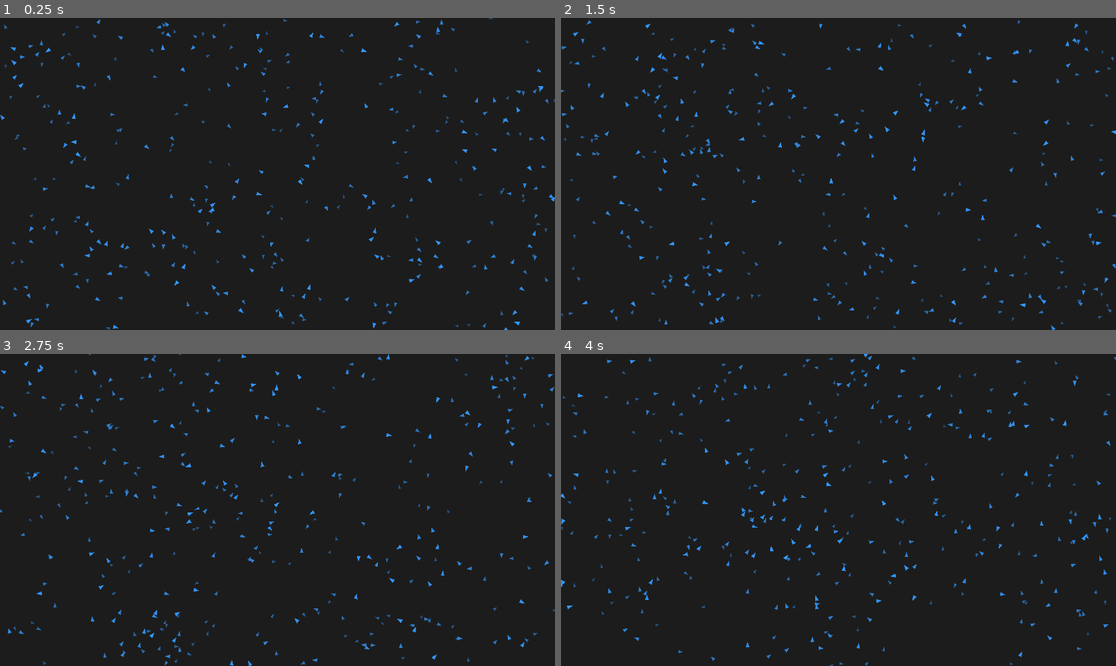
Above: before the commit, frames 1-4 (two rows, left to right).
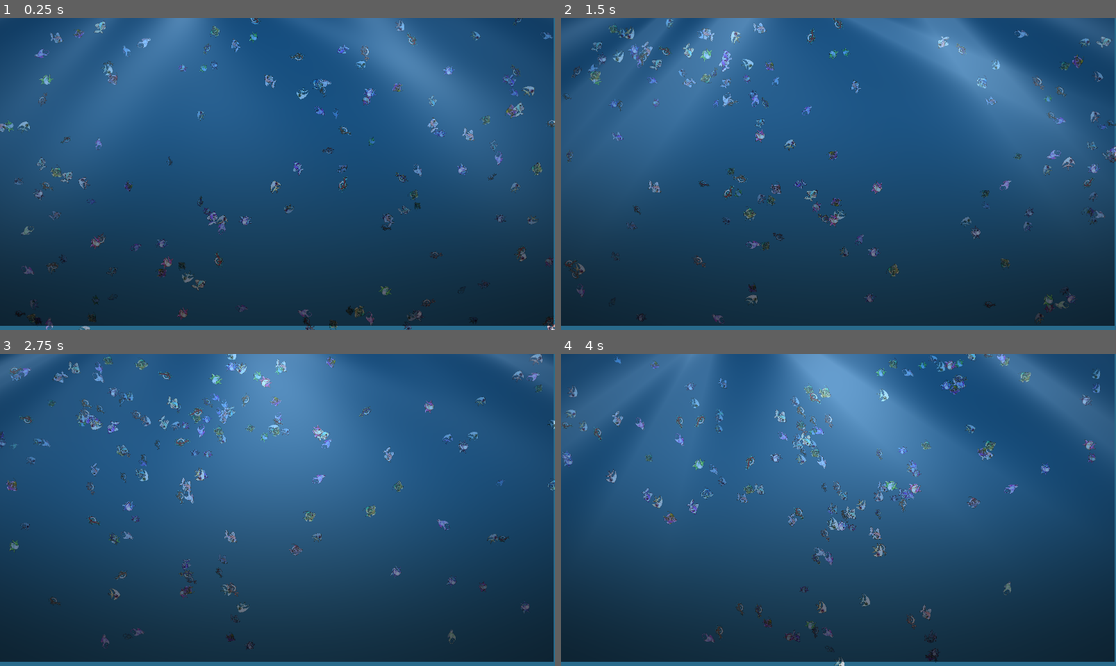
Above: after the commit, the same moments.

Repository: HaydenA0/GDScript-flocking-sim
Game: Godot game, scene res://main.tscn
The game is run twice, just before and just after one commit, with the same random seed, the same clock (stepped at 60 frames per second) and the same inputs.
Inputs:
- Up to frame 1 (0.25 s): no input
- Up to frame 2 (1.5 s): no input
- Up to frame 3 (2.75 s): no input
- Up to frame 4 (4 s): no input

The runs differ from the first frame. In frame 1, 99% of the frame differs, in the area x 0-100%, y 0-100%; in frame 2, 99%; in frame 3, 99%; in frame 4, 99%.

Commit message:
added a fish

Diff:
--- a/flok.gd
+++ b/flok.gd
@@ -1,21 +1,25 @@
 extends Node2D
 
 
+
+@onready var bubble_particles: GPUParticles2D = $BubbleParticles
 
 class Agent :
 	var pos : Vector2
 	var velocity : Vector2
 	var acceleration : Vector2
 	var color : Color
+	var texture : Texture2D
 
 	var distance_from_camera : float
 
-	func _init(p : Vector2, v : Vector2, c : Color, d : float) -> void:
+	func _init(p : Vector2, v : Vector2, c : Color, d : float, t : Texture2D) -> void:
 		pos = p
 		velocity = v
 		color = c
 		acceleration = Vector2(0.0, 0.0)
 		distance_from_camera = d
+		texture = t
 
 	func is_out_of_screen(screen_size : Vector2) -> bool:
 		return pos.x < 0 or pos.x > screen_size.x or pos.y < 0 or pos.y > screen_size.y
@@ -27,30 +31,48 @@
 		elif p.x > screen_size.x:
 			p.x = 0
 		if p.y < 0:
-			p.y = screen_size.y
+			acceleration.y += 600.0
+			velocity.y += 200.0
 		elif p.y > screen_size.y:
-			p.y = 0
+			acceleration.y -= 800.0
+			velocity.y -= 400.0
 		pos = p
 
 var agents: Array[Agent] = []
 
-const FLOCK_SIZE = 350
-const MAX_SPEED = 500
-const MAX_FORCE = 100
+const FLOCK_SIZE = 150
+const MAX_SPEED = 600
+const MAX_FORCE = 200
 
 const AGENT_COLOR = Color(0.2, 0.6, 1.0)
 const AGENT_SIZE = 8
 
 
 
-const WEIGHT_DODGE = 220
+const WEIGHT_DODGE = 520
 const WEIGHT_ALIGN = 80
 const WEIGHT_COHESION = 30
 
 const AWARE_RADIUS = 250
 const COHESION_RADIUS = int(AWARE_RADIUS * 0.5)
 const ALIGNMENT_RADIUS = int(AWARE_RADIUS * 1.0)
-const DODGE_RADIUS = int(AWARE_RADIUS * 0.07)
+const DODGE_RADIUS = int(AWARE_RADIUS * 0.10)
+
+var loaded_fish_textures: Array[Texture2D] = load_all_fish_textures()
+
+func load_all_fish_textures() -> Array[Texture2D]:
+	var textures: Array[Texture2D] = []
+	var dir: DirAccess = DirAccess.open("res://assets")
+	if dir:
+		dir.list_dir_begin()
+		var file_name: String = dir.get_next()
+		while file_name != "":
+			if file_name.get_extension() == "png":
+				textures.append(load("res://assets/" + file_name))
+			file_name = dir.get_next()
+	return textures
+
+
 
 
 
@@ -69,7 +91,11 @@
 		)
 		var distance_from_camera: float = randf_range(0.4, 1.0)
 
-		var agent: Agent = Agent.new(random_pos, random_vel, agent_color, distance_from_camera)
+		var texture: Texture2D = loaded_fish_textures.pick_random()
+
+
+
+		var agent: Agent = Agent.new(random_pos, random_vel, agent_color, distance_from_camera, texture)
 		agents.append(agent)
 
 
@@ -83,6 +109,12 @@
 	agent.pos += agent.velocity * delta
 
 func _process(delta: float) -> void:
+	# add a check for if it the mouse was clicked
+	# when it was clicked, add this behavior :
+	# apply in a radius MOUSE_CLICK_RADIUS a constant you should define up
+	# a force in every direction in that radius
+	# the force should be proportional to the distance from the mouse
+	# push the agents away from the mouse
 	var viewport_size: Vector2 = get_viewport_rect().size
 	var blind_angle : float = 75.0
 
@@ -92,20 +124,75 @@
 		var close_agents_slice : Array[Agent] = get_close_agents_slice(agent, agents, AWARE_RADIUS, blind_angle)
 
 		var force_from_other_agents : Vector2 = calc_forces_from_other_agents(agent, close_agents_slice)
-
-		agent.acceleration += force_from_other_agents
+		var random_force_mag : float = force_from_other_agents.length() * randf_range(0.0, 0.2)
+		var final_force : Vector2 = force_from_other_agents + Vector2.RIGHT.rotated(randf_range(0.0, TAU)) * random_force_mag
+
+		agent.acceleration +=  final_force
 
 		update_phyics(agent, delta)
 
 		agent.handle_screen_edges(viewport_size)
+		if randf() < 0.03:
+			emit_particle(agent)
+
 	queue_redraw()
 
+func emit_particle(agent: Agent) -> void:
+	var custom_transform : Transform2D = Transform2D(0.0, agent.pos)
+	var custom_velocity : Vector2 = Vector2(
+		agent.velocity.x * 0.2 + randf_range(-15.0, 15.0),
+		randf_range(-60.0, -30.0)
+	)
+	bubble_particles.emit_particle(
+		custom_transform,
+		custom_velocity,
+		Color.WHITE,
+		Color.WHITE,
+		GPUParticles2D.EMIT_FLAG_POSITION | GPUParticles2D.EMIT_FLAG_VELOCITY
+	)
+
 func _draw() -> void:
+	var viewport_size: Vector2 = get_viewport_rect().size
+
+
+	var water_surface_color : Color = Color(0.4, 0.8, 1.0)
+	var water_deep_color : Color = Color(0.04, 0.2, 0.4)
+
 	for agent in agents :
-		var color : Color = AGENT_COLOR
-		color.a = agent.distance_from_camera
-		var points : PackedVector2Array = get_triangle_points(agent.pos, agent.velocity, AGENT_SIZE * sqrt(agent.distance_from_camera))
-		draw_colored_polygon(points, color)
+
+
+		var depth_ratio : float = clamp(agent.pos.y / viewport_size.y, 0.0, 1.0)
+
+
+		var ambient_water_color : Color = water_surface_color.lerp(water_deep_color, depth_ratio)
+
+
+
+
+		var fog_intensity : float = 1.0 - agent.distance_from_camera
+
+
+		fog_intensity = clamp(fog_intensity * 1.5, 0.15, 0.9)
+
+
+		var draw_color : Color = Color.WHITE.lerp(ambient_water_color, fog_intensity)
+
+
+		draw_color.a = 1.0
+
+
+		var scale_factor : float = (AGENT_SIZE * sqrt(agent.distance_from_camera)) / 40
+
+		var scale_vector : Vector2 = Vector2(-scale_factor, scale_factor)
+		var rotation_angle : float = agent.velocity.angle()
+
+		draw_set_transform(agent.pos, rotation_angle, scale_vector)
+		var tex_size : Vector2 = agent.texture.get_size()
+		var offset : Vector2 = -tex_size / 2.0
+		draw_texture(agent.texture, offset, draw_color)
+
+
+
 
 
 
@@ -159,7 +246,7 @@
 		cohesion_steering.limit_length(MAX_FORCE)
 		cohesion_force = cohesion_steering * WEIGHT_COHESION
 
-	return (separation_force + align_force + cohesion_force).limit_length(MAX_FORCE)
+	return (separation_force + align_force + cohesion_force).limit_length(MAX_FORCE) / agent.distance_from_camera
 
 func get_close_agents_slice(agent: Agent, all_agents: Array[Agent], area: float, blind_angle_deg: float) -> Array[Agent]:
 	var result: Array[Agent] = []
--- /dev/null
+++ b/main.gdshader
@@ -0,0 +1,110 @@
+shader_type canvas_item;
+
+
+uniform sampler2D screen_texture : hint_screen_texture, filter_linear_mipmap;
+
+
+uniform vec4 sea_light : source_color = vec4(0.05, 0.60, 0.85, 1.0);
+uniform vec4 sea_dark : source_color = vec4(0.00, 0.08, 0.25, 1.0);
+uniform vec4 ray_color : source_color = vec4(0.85, 0.95, 1.0, 1.0);
+uniform float aspect_ratio = 1.777;
+
+
+uniform float ray_intensity : hint_range(0.0, 2.0) = 0.8;
+
+
+
+uniform float ray_length : hint_range(0.1, 5.0) = 2.0;
+
+uniform float ray_focus : hint_range(1.0, 10.0) = 3.0;
+
+uniform float ray_cone_width : hint_range(0.01, 1.0) = 0.4;
+
+
+uniform float ambient_tint_strength : hint_range(0.0, 1.0) = 0.25;
+
+
+uniform float z_distance : hint_range(0.0, 1.0) = 0.0;
+uniform float vignette_strength : hint_range(0.0, 2.0) = 0.8;
+
+
+
+float rayStrength(vec2 ray_source, vec2 ray_ref_dir, vec2 uv, float seedA, float seedB, float speed, float time, float length_mult) {
+    vec2 source_to_uv = uv - ray_source;
+
+
+    float cos_angle = dot(normalize(source_to_uv), ray_ref_dir);
+
+
+    float ray = clamp(
+        (0.45 + 0.15 * sin(cos_angle * seedA + time * speed)) +
+        (0.3 + 0.2 * cos(-cos_angle * seedB + time * speed)),
+        0.0, 1.0);
+
+
+    ray = pow(ray, ray_focus);
+
+
+    float dist_fade = smoothstep(ray_length * length_mult, 0.0, length(source_to_uv));
+
+
+    float cone_fade = smoothstep(1.0 - ray_cone_width, 1.0, cos_angle);
+
+    return ray * dist_fade * cone_fade;
+}
+
+void fragment() {
+
+
+
+    vec4 screen_color = texture(screen_texture, SCREEN_UV);
+
+    vec2 aspect_uv = UV;
+    aspect_uv.x *= aspect_ratio;
+
+
+
+
+    vec2 ray_pos1 = vec2(0.5, -0.4);
+    vec2 ray_dir1 = normalize(vec2(0.0, 1.0));
+
+    float r1 = rayStrength(ray_pos1, ray_dir1, UV, 35.0, 22.0, 1.1, TIME, 1.0);
+
+    vec2 ray_pos2 = vec2(0.3, -0.2);
+    vec2 ray_dir2 = normalize(vec2(0.2, 1.0));
+
+    float r2 = rayStrength(ray_pos2, ray_dir2, UV, 25.0, 18.0, 0.9, TIME, 0.8);
+
+    float total_rays = (r1 * 0.6 + r2 * 0.4);
+
+
+    float light_absorption = smoothstep(ray_length, 0.1, UV.y);
+
+    vec3 god_rays_layer = ray_color.rgb * total_rays * light_absorption * ray_intensity;
+
+
+
+
+    float depth_grad = smoothstep(0.0, 0.25, UV.y) * 0.2 + smoothstep(0.25, 1.0, UV.y) * 0.8;
+    vec3 ambient_gradient = mix(sea_light.rgb, sea_dark.rgb, depth_grad);
+
+    vec3 tinted_scene = mix(screen_color.rgb, screen_color.rgb * ambient_gradient, ambient_tint_strength);
+
+
+
+
+    float dist_from_center = distance(UV, vec2(0.5, 0.5));
+    float vignette = smoothstep(0.2, 1.0, dist_from_center) * vignette_strength;
+
+    float total_darkness = clamp(z_distance + vignette, 0.0, 1.0);
+
+    vec3 deep_void_color = sea_dark.rgb * 0.15;
+    tinted_scene = mix(tinted_scene, deep_void_color, total_darkness);
+
+    god_rays_layer *= (1.0 - (total_darkness * 0.7));
+
+
+
+
+    COLOR = vec4(tinted_scene + god_rays_layer, screen_color.a);
+}
--- a/main.tscn
+++ b/main.tscn
@@ -1,6 +1,39 @@
 [gd_scene format=3 uid="uid://bbrkpr6o5hoq6"]
 
 [ext_resource type="Script" uid="uid://mo3sb2iolbdn" path="res://flok.gd" id="1_ig7tw"]
+[ext_resource type="Shader" uid="uid://bkyetv6ca0ne7" path="res://main.gdshader" id="2_0xm2m"]
+
+[sub_resource type="ParticleProcessMaterial" id="ParticleProcessMaterial_0xm2m"]
+lifetime_randomness = 0.25
+particle_flag_disable_z = true
+gravity = Vector3(0, -50, 0)
+scale_min = 0.0
+scale_max = 4.0
+
+[sub_resource type="ShaderMaterial" id="ShaderMaterial_h2yge"]
+shader = ExtResource("2_0xm2m")
+shader_parameter/sea_light = Color(0.11372549, 0.59607846, 1, 0.72156864)
+shader_parameter/sea_dark = Color(0, 0, 0.06948045, 0.6313726)
+shader_parameter/ray_color = Color(1, 1, 1, 1)
+shader_parameter/aspect_ratio = 1.16
+shader_parameter/ray_intensity = 0.466000022135
+shader_parameter/ray_length = 1.6800000765401202
+shader_parameter/ray_focus = 4.7600001786
+shader_parameter/ray_cone_width = 1.0
+shader_parameter/ambient_tint_strength = 0.51200002432
+shader_parameter/z_distance = 0.0
+shader_parameter/vignette_strength = 0.4800000228
 
 [node name="main" type="Node2D" unique_id=2057083392]
 script = ExtResource("1_ig7tw")
+
+[node name="BubbleParticles" type="GPUParticles2D" parent="." unique_id=243428668]
+emitting = false
+amount = 2000
+process_material = SubResource("ParticleProcessMaterial_0xm2m")
+
+[node name="ColorRect" type="ColorRect" parent="." unique_id=416938617]
+material = SubResource("ShaderMaterial_h2yge")
+offset_left = -3.0
+offset_right = 1915.0
+offset_bottom = 1066.0
--- a/project.godot
+++ b/project.godot
@@ -35,4 +35,4 @@
 [rendering]
 
 rendering_device/driver.windows="d3d12"
-environment/defaults/default_clear_color=Color(0.11119679, 0.11119687, 0.11119684, 1)
+environment/defaults/default_clear_color=Color(0.16017744, 0.41935912, 0.54948545, 1)
Binary file added: assets/FishA-1.png
Not shown, added: assets/FishA-1.png.import
Binary file added: assets/FishA-2.png
Not shown, added: assets/FishA-2.png.import
Binary file added: assets/FishA-3.png
Not shown, added: assets/FishA-3.png.import
Binary file added: assets/FishA-4.png
Not shown, added: assets/FishA-4.png.import
Binary file added: assets/FishB-1.png
Not shown, added: assets/FishB-1.png.import
Binary file added: assets/FishB-2.png
Not shown, added: assets/FishB-2.png.import
(and 37 more such lines)
